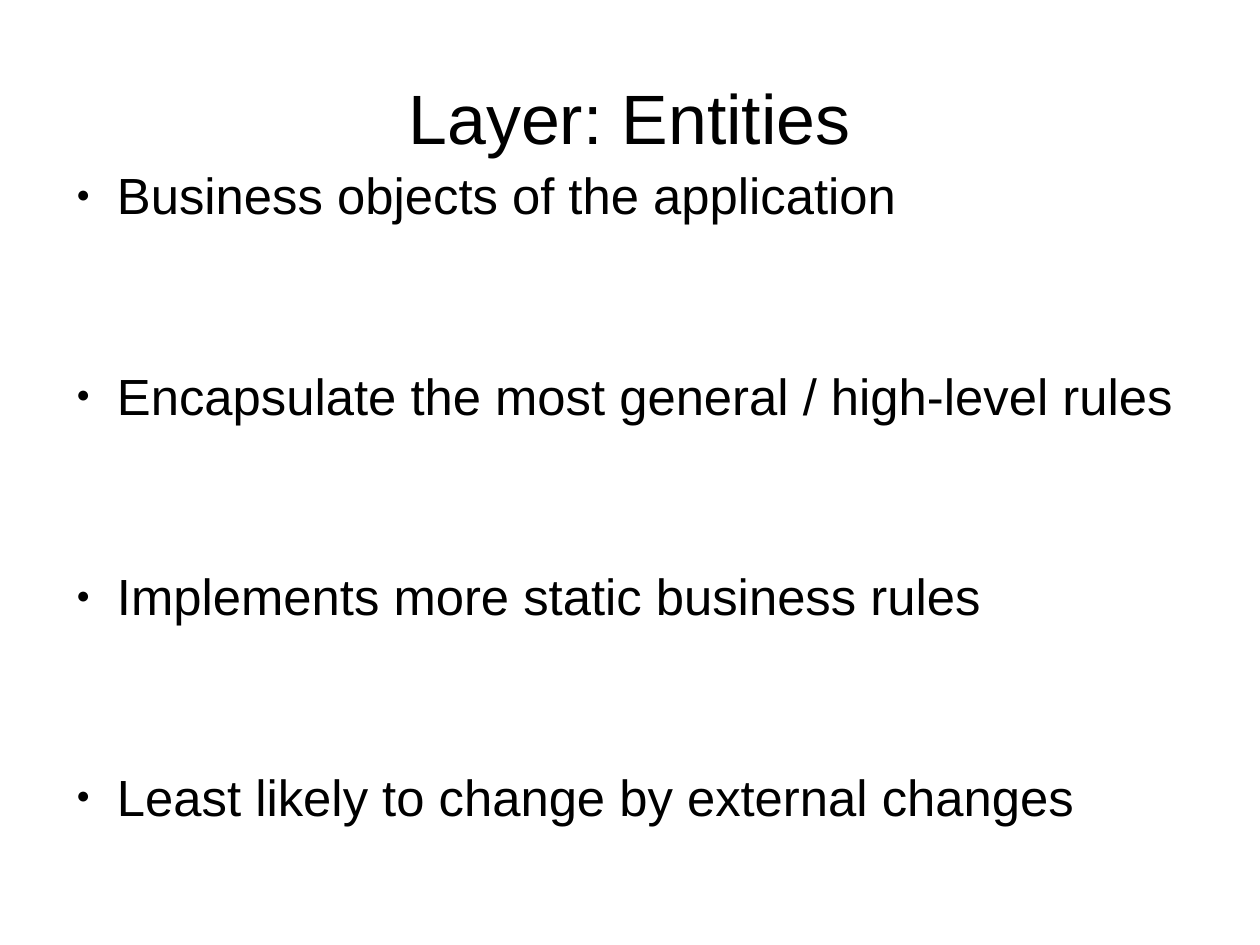
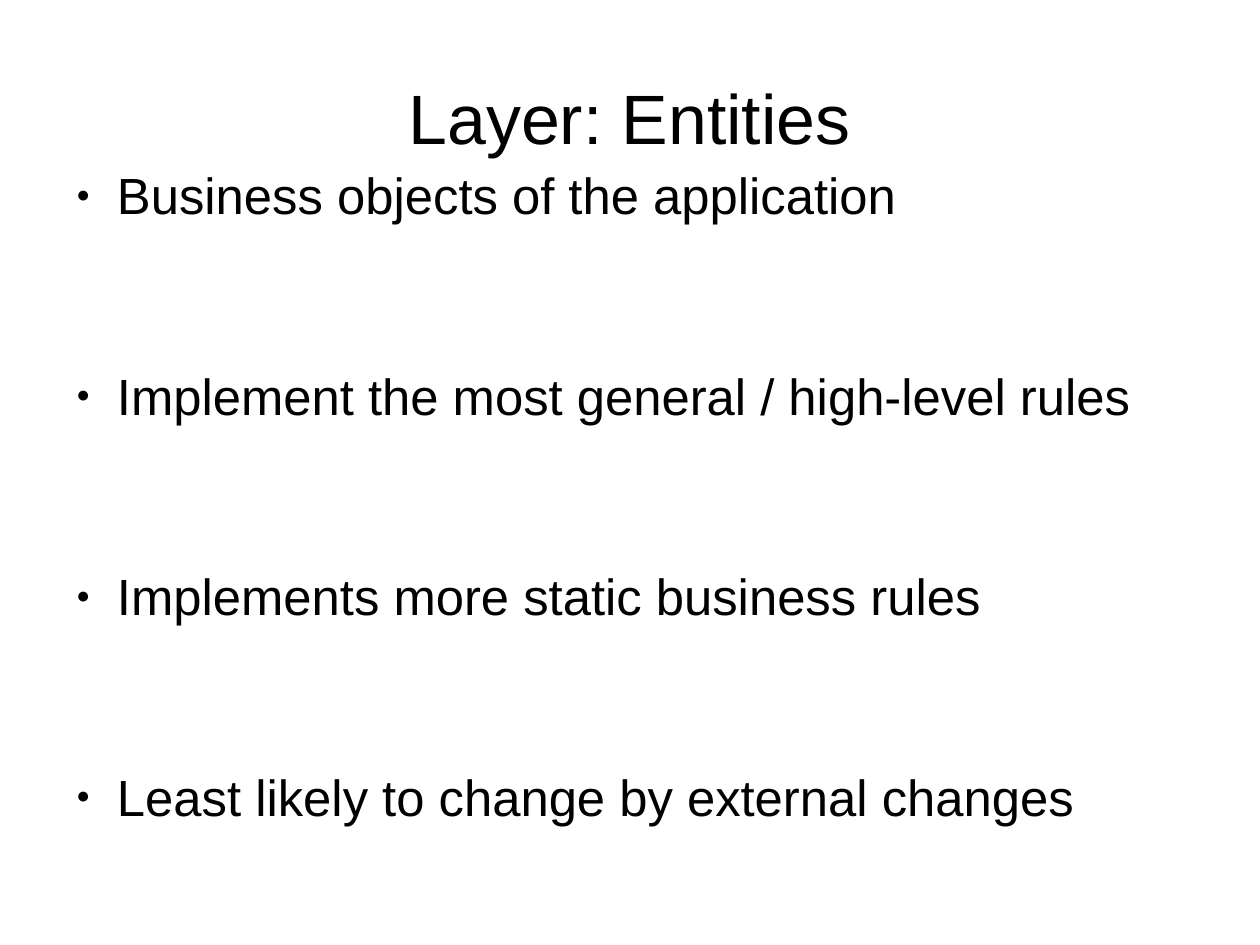
Before and after one commit to illuque/CleanArchitectureKata, a slide deck: slide 6 of kata/presentation.odp. Drawn at 1260x945 pixels with LibreOffice and Linux fonts; fonts in the diff are those of the drawing. Boxes give left, top, right and bottom in pixels: in the first picture for what was removed or moved away, otherwise in the second. Text is boxed around its words. In the diff, an @@ line names an element or a change of style, - is before the commit and + after.

```diff
--- a/kata/presentation.odp
+++ b/kata/presentation.odp
@@ text at (117, 378, 1130, 425): text changed @@
-● Encapsulate the most general / high-level rules
+● Implement the most general / high-level rules
```
Also in this commit, not shown: 3 other slides changed, 1 other file.
